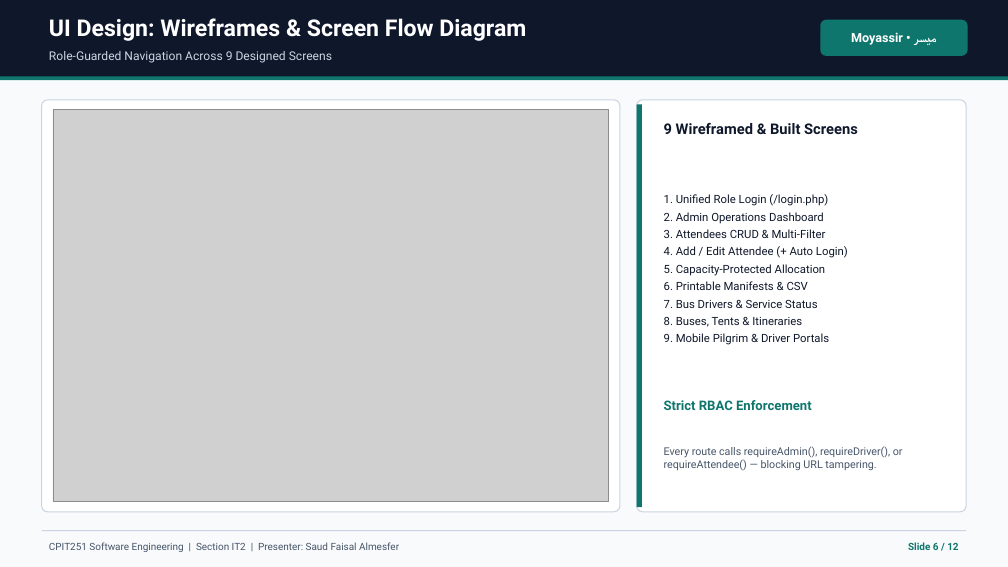
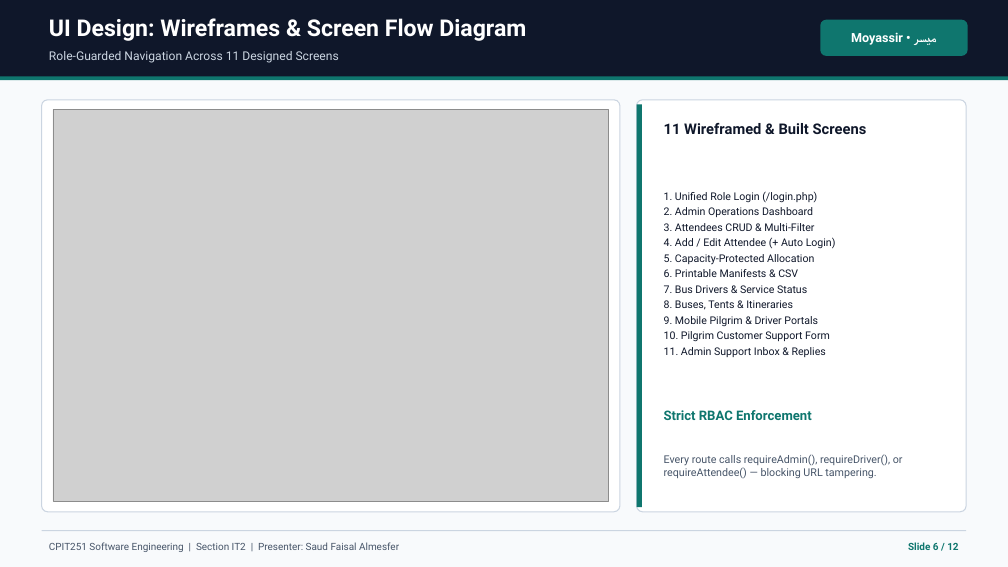
Before and after one commit to 0xMrHex/moyassir-cpit251, a slide deck: slide 6 of Moyassir_CPIT251_Presentation.pptx. Drawn at 1008x567 pixels with LibreOffice and Linux fonts; fonts in the diff are those of the drawing; grey boxes stand for pictures. Boxes give left, top, right and bottom in pixels: in the first picture for what was removed or moved away, otherwise in the second. Text is boxed around its words. In the diff, an @@ line names an element or a change of style, - is before the commit and + after.

```diff
--- a/Moyassir_CPIT251_Presentation.pptx
+++ b/Moyassir_CPIT251_Presentation.pptx
@@ text at (49, 51, 339, 63): text changed @@
-Role-Guarded Navigation Across 9 Designed Screens
+Role-Guarded Navigation Across 11 Designed Screens
@@ text at (664, 123, 867, 134): text changed @@
-9 Wireframed & Built Screens
+11 Wireframed & Built Screens
@@ text at (664, 191, 836, 326): size 10.8 to 10.1 pt in "1. Unified Role Login (/login.php)", "2. Admin Operations Dashboard", "3. Attendees CRUD & Multi-Filter", "4. Add / Edit Attendee (+ Auto ..." and 5 more places; line spacing 1.28 to 1.22 @@
@@ text at (664, 331, 830, 357): paragraphs added @@
+10. Pilgrim Customer Support Form
+11. Admin Support Inbox & Replies
@@ text "Strict RBAC Enforcement": place and size @@
-text "Strict RBAC Enforcement" at (664, 400, 812, 410)
+text "Strict RBAC Enforcement" at (664, 410, 812, 420)
@@ text "Every route calls requireAdmin(), requireDriver(), ...": place and size @@
-text "Every route calls requireAdmin(), requireDriver(), ..." at (664, 446, 903, 470)
+text "Every route calls requireAdmin(), requireDriver(), ..." at (664, 454, 903, 478)
```
Also in this commit, not shown: 6 other slides changed, 1 other file.
